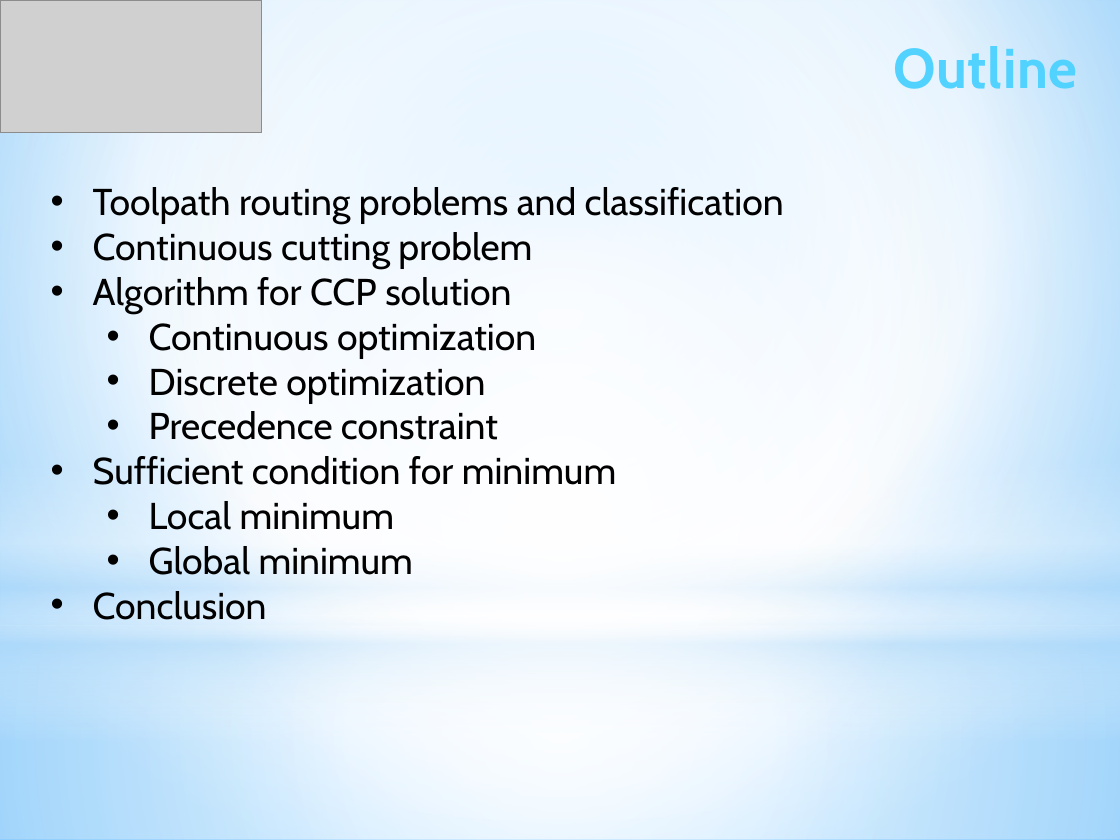
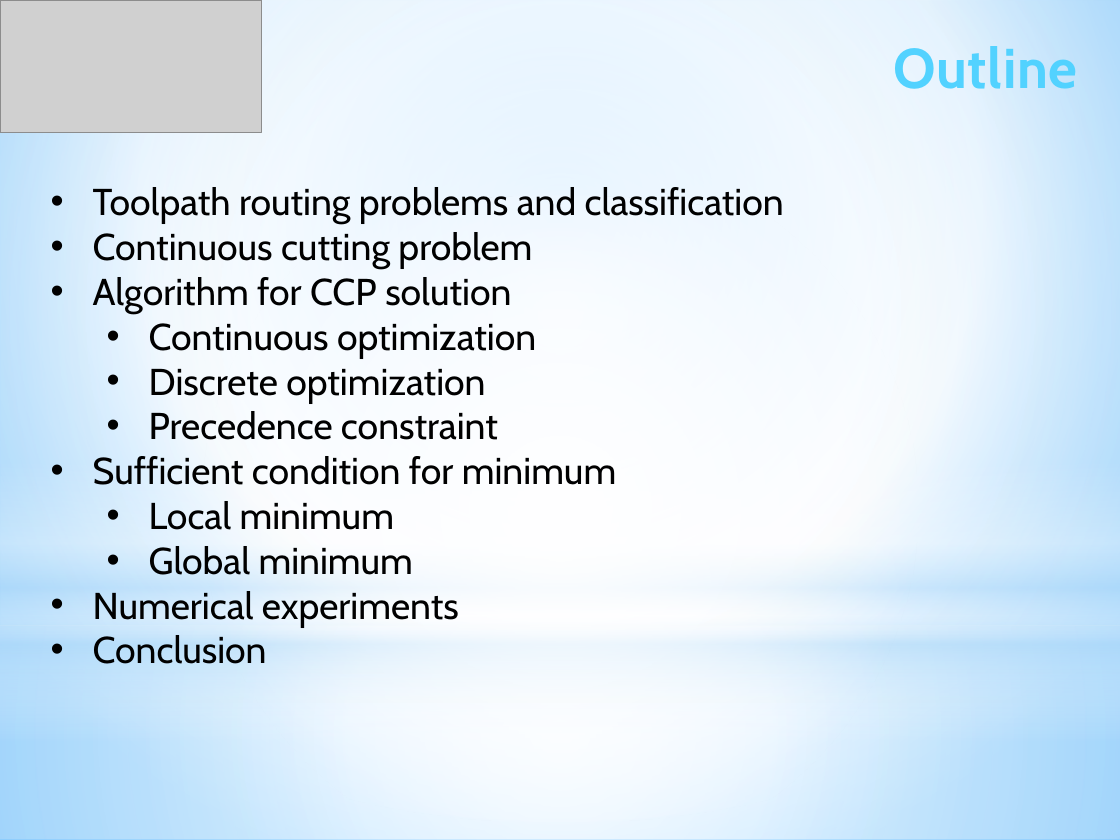
Before and after one commit to ukoloff/LaTeX, a slide deck: slide 2 of motor2019/pptx/Report.pptx. Drawn at 1120x840 pixels with LibreOffice and Linux fonts; fonts in the diff are those of the drawing; grey boxes stand for pictures. Boxes give left, top, right and bottom in pixels: in the first picture for what was removed or moved away, otherwise in the second. Text is boxed around its words. In the diff, an @@ line names an element or a change of style, - is before the commit and + after.

```diff
--- a/motor2019/pptx/Report.pptx
+++ b/motor2019/pptx/Report.pptx
@@ text at <box>93,591,459,627</box>: paragraph added @@
+• Numerical experiments
```
Also in this commit, not shown: 3 other slides changed, 10 slides added, 2 slides removed.
